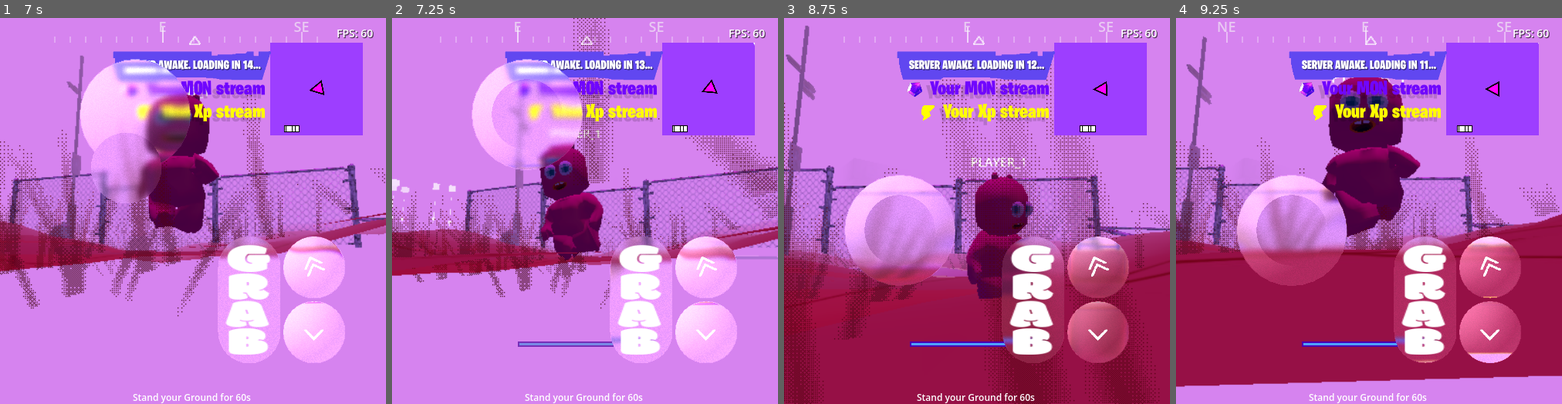
Above: before the commit, frames 1-4 (left to right).
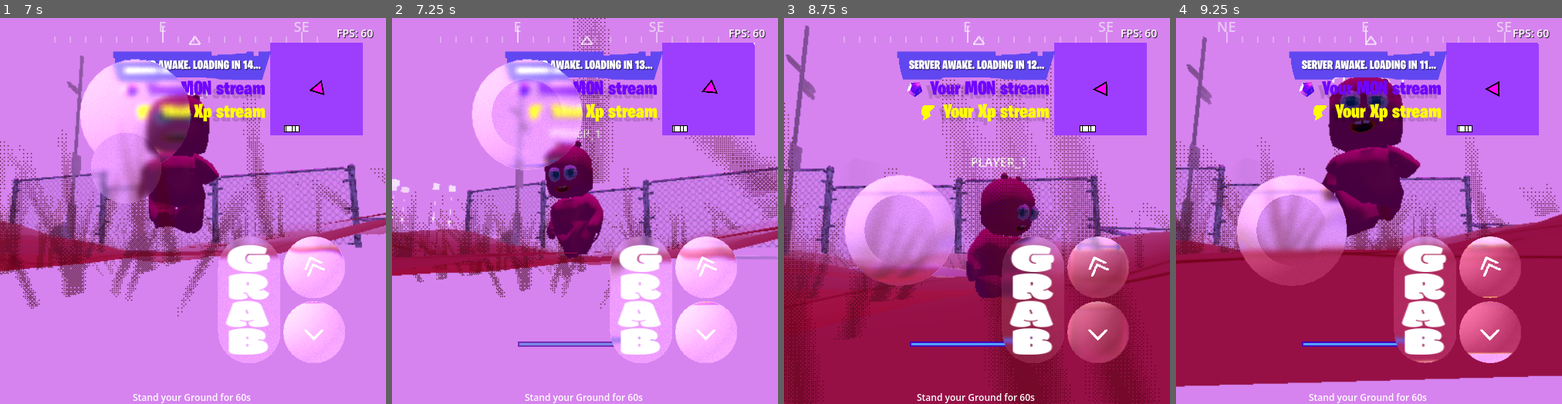
Above: after the commit, the same moments.

Repository: tobiawolaju/WorldOfNads
Game: Godot game, scene res://scenes/lobby.tscn
Two runs of this game, one before a commit and one after it. Both use one fixed random seed, a clock stepped at 60 frames per second and the inputs below. This scene is started directly instead of the project's main scene.
Inputs (mouse positions are in pixels of both pictures, inside the frame that each line leads up to):
- Up to frame 1 (7 s): tap Enter (pickup) at 0.5 s; drag from (316, 87) to (231, 126) at 0.52 s; drag from (115, 230) to (173, 288) at 1.27 s; move the mouse to (231, 126) at 2.02 s; hold Right (move_right) 2.03-2.75 s; tap F at 2.1 s; click (115, 230) at 2.77 s; tap Space (jump) at 3.5, 4.52 s; drag from (173, 288) to (77, 153) at 3.52 s; move the mouse to (308, 268) at 4.27 s; hold Left (move_left) 4.28-5 s; tap T at 4.35 s; drag from (77, 153) to (135, 114) at 5.02 s; move the mouse to (212, 211) at 5.77 s; hold Down (move_back) 5.78-6.5 s; tap Shift (slide) at 5.85 s; click (212, 211) at 5.92 s; drag from (135, 114) to (115, 230) at 6.52 s
- Up to frame 2 (7.25 s): no input
- Up to frame 3 (8.75 s): move the mouse to (1061, 191) at 7.27 s; hold Up (move_forward) 7.28-8 s; tap G at 7.35 s; tap Space (jump) at 7.52 s; drag from (899, 230) to (957, 288) at 8.02 s
- Up to frame 4 (9.25 s): move the mouse to (1407, 126) at 8.77 s; hold Down (move_back) from 8.78 s (still down); hold Enter (pickup) from 8.78 s (still down)

Frame 1 is identical in both runs. In frame 2, 1.7% of the frame differs, in the area x 37-55%, y 31-63%; in frame 3, 0.9%; in frame 4, nothing differs.

Commit message:
godot: settle the run cycle on a stop; carry pickups on the remote holder's back
Two gameplay reports from a live session.

RUN ANIMATION LINGERS AFTER STOPPING. Two compounding causes:

- The stop transition was replicated behind the IDLE tick window. `net_active` is
  evaluated after `_handle_animations` has already flipped `current_animation` to
  "idle", so the very frame that clears `net_active` also drops the send cadence from
  NETWORK_TICK_ACTIVE (0.05 s) to NETWORK_TICK_IDLE (0.33 s). Remote clients kept
  showing the run loop for up to a third of a second after the player had stopped. An
  animation change is an event, not a periodic sample: `_set_anim` now flags it and the
  send block emits it on that same frame.

- Blending into idle was as slow as every other transition. On the ground, friction
  brings 4 m/s to rest in ~0.18 s, but the run cycle was still fading out well after the
  player was stationary. Transitions *into* idle now settle in 0.06 s; the rest stay at
  0.12 s. Same change in RemotePlayer.gd, so a stop observed on someone else reads the
  same as your own.

CARRIED PICKUPS FLOATED ABOVE OTHER PLAYERS. The local holder parents the item to
`Skeleton3D/Back/offset` (the authored spine attachment), but remote clients never used
that node: PlayerManager recomputed a position from the holder's origin
(`global_position + forward * dist + height`), which sits in front of and above the
character and ignores the animation entirely.

`set_remote_held` now takes the remote holder's node, so the copy rides the same
attachment the holder sees, and `_process` follows it for remote holds too (it used to
spin the mesh and return early, because `is_held` is false on the receiving end). Remote
objective items also pick up the same carried tint their holder sees.
`_build_item_hold_target` is gone along with its last caller.

Note: the web and Android exports embed these scripts, so they need a re-export.

Diff:
--- a/godot/scripts/pickups/LocalPickup.gd
+++ b/godot/scripts/pickups/LocalPickup.gd
@@ -432,18 +432,36 @@
 	return Vector3(target.x, point.y + SPAWN_DROP_HEIGHT, target.z)
 
 
-## Marks the item as carried by ANOTHER player (server says so). Freezes it in
-## place so physics cannot drag it, but leaves visibility to PlayerManager:
-## objective items still show (riding the holder), power-ups are hidden.
-func set_remote_held(value: bool) -> void:
+## Marks the item as carried by ANOTHER player (server says so). `by` is the remote
+## holder's node whenever the caller knows it: the copy then rides the SAME back
+## attachment the local holder uses (`Skeleton3D/Back/offset`), so it lands where the
+## item was authored to sit instead of on an offset measured from the holder's feet.
+## Without `by` the item is only frozen in place, which is all the hidden power-ups
+## need. Visibility stays with PlayerManager.
+func set_remote_held(value: bool, by: Node3D = null) -> void:
+	# Called every frame for as long as the item is carried, so bail out while
+	# nothing about the hold has actually changed (re-tinting each frame is waste).
+	if value == remote_held and (not value or by == holder):
+		return
 	remote_held = value
 	if value:
+		if not is_held:
+			holder = by
 		freeze = true
 		freeze_mode = RigidBody3D.FREEZE_MODE_STATIC
 		linear_velocity = Vector3.ZERO
 		angular_velocity = Vector3.ZERO
+		# Objective items stay visible while carried, so they need the same carried
+		# tint their holder sees.
+		if is_objective_item():
+			_tint_mesh(_held_tint_color())
+		_resolve_attach_node()
 	else:
+		if not is_held:
+			holder = null
+			_attach_node = null
 		freeze = false
+		_tint_mesh(Color.WHITE)
 
 
 ## Releases a local hold WITHOUT telling the server (used when the server says
@@ -569,7 +587,9 @@
 
 func _process(_delta: float) -> void:
 	_ensure_local_player_exception()
-	if not is_held:
+	# A free item spins and bobs where it lies; a carried one rides its holder, local
+	# or remote, so it must not spin.
+	if not is_held and not remote_held:
 		if _mesh != null:
 			_mesh.rotate_y(_delta * 0.8)
 		if _idle_tween == null or not _idle_tween.is_valid():
@@ -578,6 +598,9 @@
 	if _idle_tween != null and _idle_tween.is_valid():
 		_idle_tween.kill()
 		_idle_tween = null
+		# The bob tween lifts the mesh up to 0.12 above its resting offset; killing it
+		# mid-flight would leave the item stuck that far off the holder's back.
+		_apply_mesh_offset()
 	if not is_instance_valid(holder):
 		# Holder was removed (player left, scene changed) - release the item.
 		drop()
--- a/godot/scripts/player.gd
+++ b/godot/scripts/player.gd
@@ -486,7 +486,7 @@
 			if from_name != to_name:
 				var trans := AnimationNodeStateMachineTransition.new()
 				trans.switch_mode = AnimationNodeStateMachineTransition.SWITCH_MODE_SYNC
-				trans.xfade_time = 0.12
+				trans.xfade_time = 0.06 if to_name == "idle" else 0.12  # idle settles faster; 0.12 s held the run cycle past the stop
 				state_machine.add_transition(from_name, to_name, trans)
 	anim_tree.tree_root = state_machine
 	anim_tree.active = true
@@ -1030,8 +1030,13 @@
 	network_heartbeat_timer += real_delta
 	var tick_window := NETWORK_TICK_ACTIVE if net_active else NETWORK_TICK_IDLE
 	var force_heartbeat := network_heartbeat_timer >= NETWORK_HEARTBEAT
-	if network_tick_timer >= tick_window or force_heartbeat:
+	# An animation change is an event, not a periodic sample, so send it on this frame:
+	# the frame that flips to "idle" also clears `net_active`, which used to leave the
+	# stop transition sitting behind the 0.33 s idle window.
+	var anim_changed := _anim_state_dirty
+	if network_tick_timer >= tick_window or force_heartbeat or anim_changed:
 		_send_state_to_server(force_heartbeat)
+		_anim_state_dirty = false
 		network_tick_timer = 0.0
 		if force_heartbeat:
 			network_heartbeat_timer = 0.0
@@ -1043,6 +1048,12 @@
 		_refresh_name_label()
 
 var _last_real_net_ms: float = 0.0
+# Set by _set_anim when the pose actually changes, so the send block in
+# _physics_process can emit it on that frame instead of waiting for the (much
+# slower) idle tick window. The frame that flips to "idle" is also the frame that
+# clears `net_active`, so without this the stop transition used to sit in the queue
+# for up to NETWORK_TICK_IDLE (0.33 s) and remote clients kept showing the run loop.
+var _anim_state_dirty: bool = false
 
 func _update_demo_agent(delta: float) -> void:
 	if _demo_should_recover():
@@ -2383,6 +2394,8 @@
 	if current_animation == anim_name:
 		return
 	current_animation = anim_name
+	# Mark it so the next _physics_process sends it right away (see the send block).
+	_anim_state_dirty = true
 	_play_anim(anim_name)
 
 func _play_anim(anim_name: String) -> void:
@@ -2395,6 +2408,7 @@
 	_slide_direction = move_direction.normalized()
 	_slide_camera_restore_active = slide_from_touch
 	current_animation = "runningslide"
+	_anim_state_dirty = true
 	_play_anim("runningslide")
 
 func _stop_slide() -> void:
--- a/godot/scripts/player/PlayerManager.gd
+++ b/godot/scripts/player/PlayerManager.gd
@@ -1111,22 +1111,6 @@
 		local.call("release_item_if_holding", item_id)
 
 
-# Back-of-the-holder offset for a carried item. The chicken and lootbox use their
-# own distances/heights so a carried item sits the way the holder sees it.
-func _build_item_hold_target(item_id: String, player_node: Node3D) -> Vector3:
-	var forward = -player_node.global_transform.basis.z
-	forward.y = 0.0
-	if forward.length_squared() < 0.0001:
-		forward = Vector3.FORWARD
-	else:
-		forward = forward.normalized()
-	var dist := LOOTBOX_HOLD_DISTANCE if item_id == "LootBox" else CHICKEN_HOLD_DISTANCE
-	var height := LOOTBOX_HOLD_HEIGHT if item_id == "LootBox" else CHICKEN_HOLD_HEIGHT
-	var target_pos = player_node.global_position + (forward * dist)
-	target_pos.y += height
-	return target_pos
-
-
 # Per-frame visual pass for items carried by OTHER players: power-ups are hidden,
 # objective items ride the holder's back (so everyone sees the chicken/lootbox).
 # The local holder is left alone — LocalPickup drives its own copy.
@@ -1143,10 +1127,14 @@
 		var is_objective := _is_objective_item_id(item_id)
 		var pnode := _get_player_node_by_id(holder)
 		if is_objective and pnode != null and is_instance_valid(pnode):
+			# Hand the holder over instead of posing the item from the holder's
+			# origin: LocalPickup then follows the holder's own back attachment
+			# (`Skeleton3D/Back/offset`), so every client sees the item in the same
+			# spot, moving with the animation. The old feet-relative offset is what
+			# made a carried item look like it floated above its holder.
 			if node.has_method("set_remote_held"):
-				node.call("set_remote_held", true)
+				node.call("set_remote_held", true, pnode)
 			node.visible = true
-			node.global_position = _build_item_hold_target(item_id, pnode)
 		else:
 			if node.has_method("set_remote_held"):
 				node.call("set_remote_held", true)
--- a/godot/scripts/player/RemotePlayer.gd
+++ b/godot/scripts/player/RemotePlayer.gd
@@ -35,7 +35,7 @@
 			if from_name != to_name:
 				var trans := AnimationNodeStateMachineTransition.new()
 				trans.switch_mode = AnimationNodeStateMachineTransition.SWITCH_MODE_SYNC
-				trans.xfade_time = 0.12
+				trans.xfade_time = 0.06 if to_name == "idle" else 0.12  # idle settles faster, like player.gd
 				state_machine.add_transition(from_name, to_name, trans)
 	anim_tree.tree_root = state_machine
 	anim_tree.active = true
